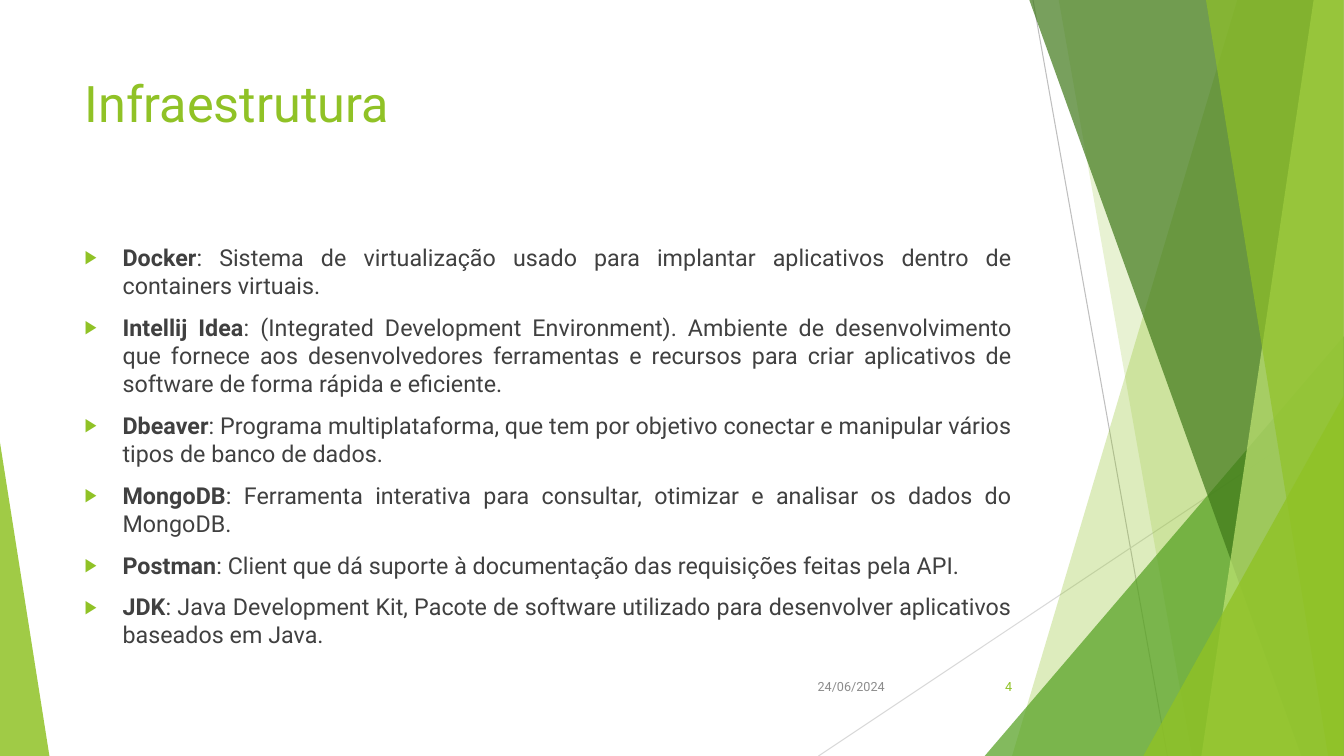
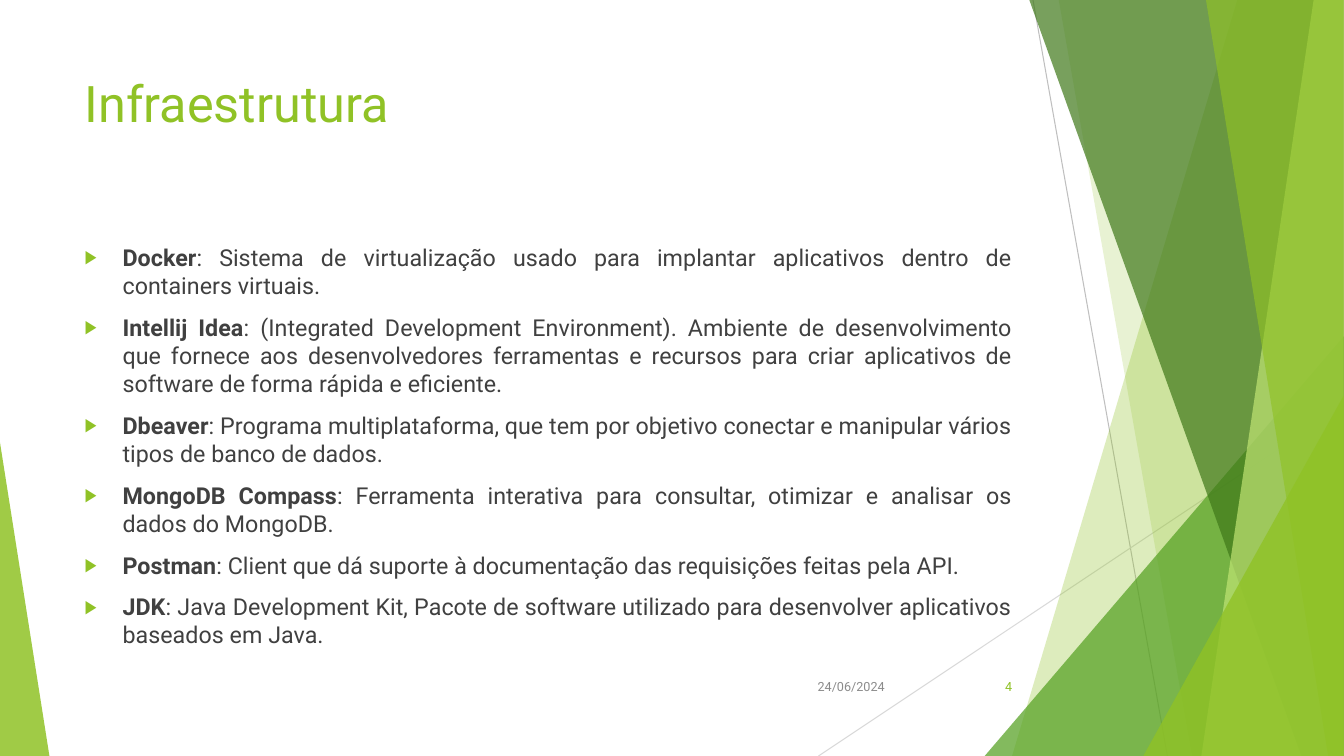
Before and after one commit to evertongodoy/senac-db, a slide deck: slide 4 of presentation/Senac.pptx. Drawn at 1344x756 pixels with LibreOffice and Linux fonts; fonts in the diff are those of the drawing. Boxes give left, top, right and bottom in pixels: in the first picture for what was removed or moved away, otherwise in the second. Text is boxed around its words. In the diff, an @@ line names an element or a change of style, - is before the commit and + after.

```diff
--- a/presentation/Senac.pptx
+++ b/presentation/Senac.pptx
@@ text at [123, 486, 1011, 537]: text changed @@
-▶ MongoDB: Ferramenta interativa para consultar, otimizar e analisar os dados do MongoDB.
+▶ MongoDB Compass: Ferramenta interativa para consultar, otimizar e analisar os dados do MongoDB.
```
Also in this commit, not shown: 8 other slides changed.
